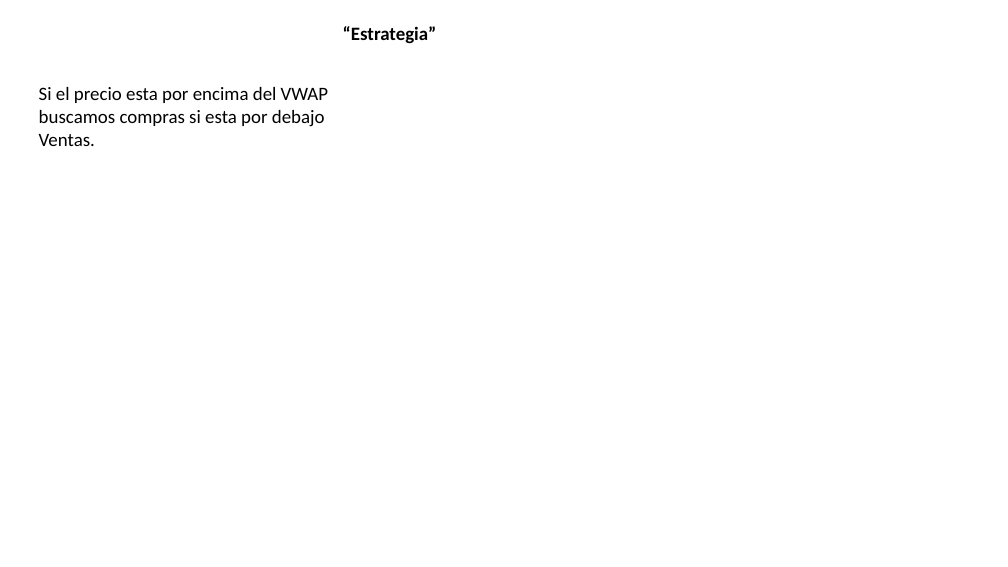
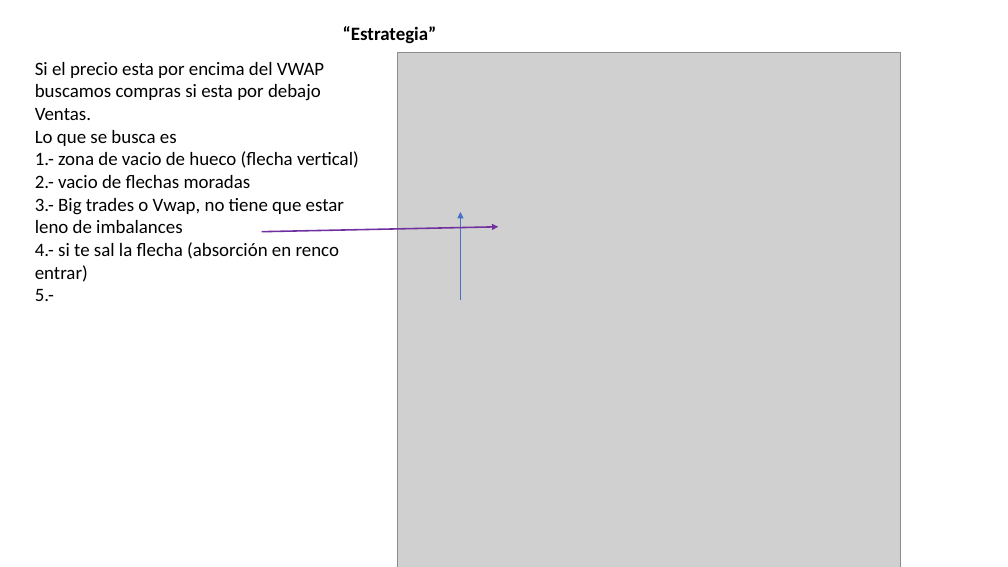
Before and after one commit to Edd1eware/Yields_Academy, a slide deck: slide 3 of Manual_YIELDS_ACADEMY.pptx. Drawn at 1008x567 pixels with LibreOffice and Linux fonts; fonts in the diff are those of the drawing; grey boxes stand for pictures. Boxes give left, top, right and bottom in pixels: in the first picture for what was removed or moved away, otherwise in the second. Text is boxed around its words. In the diff, an @@ line names an element or a change of style, - is before the commit and + after.

Commit message:
UPDATE

```diff
--- a/Manual_YIELDS_ACADEMY.pptx
+++ b/Manual_YIELDS_ACADEMY.pptx
@@ text "Si el precio esta por ...": place and size @@
-text "Si el precio esta por ..." at box(39, 87, 328, 146)
+text "Si el precio esta por ..." at box(35, 62, 359, 301)
@@ picture added at box(398, 52, 901, 567) @@
@@ text at box(35, 130, 359, 301): paragraphs added @@
+Lo que se busca es
+1.- zona de vacio de hueco (flecha vertical)
+2.- vacio de flechas moradas
+3.- Big trades o Vwap, no tiene que estar leno de imbalances
+4.- si te sal la flecha (absorción en renco entrar)
+5.-
@@ arrow added from (262, 231) to (498, 227), #7030A0 1.5 pt @@
@@ arrow added from (461, 300) to (461, 212), #4472C4 1.5 pt @@
```
